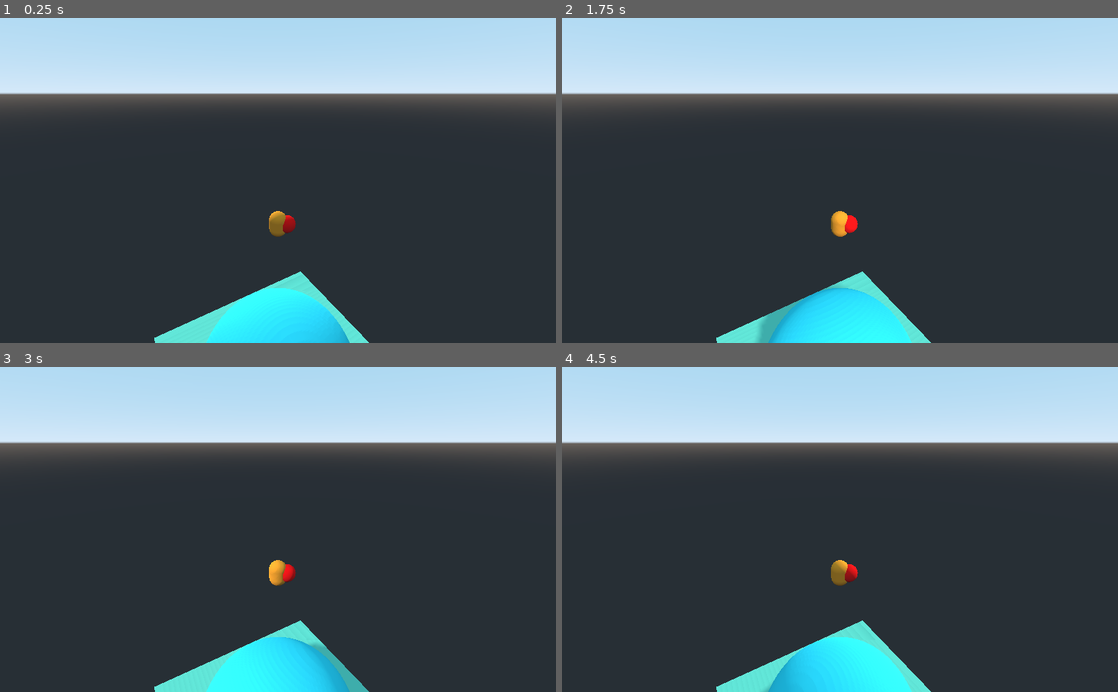
Above: before the commit, frames 1-4 (two rows, left to right).
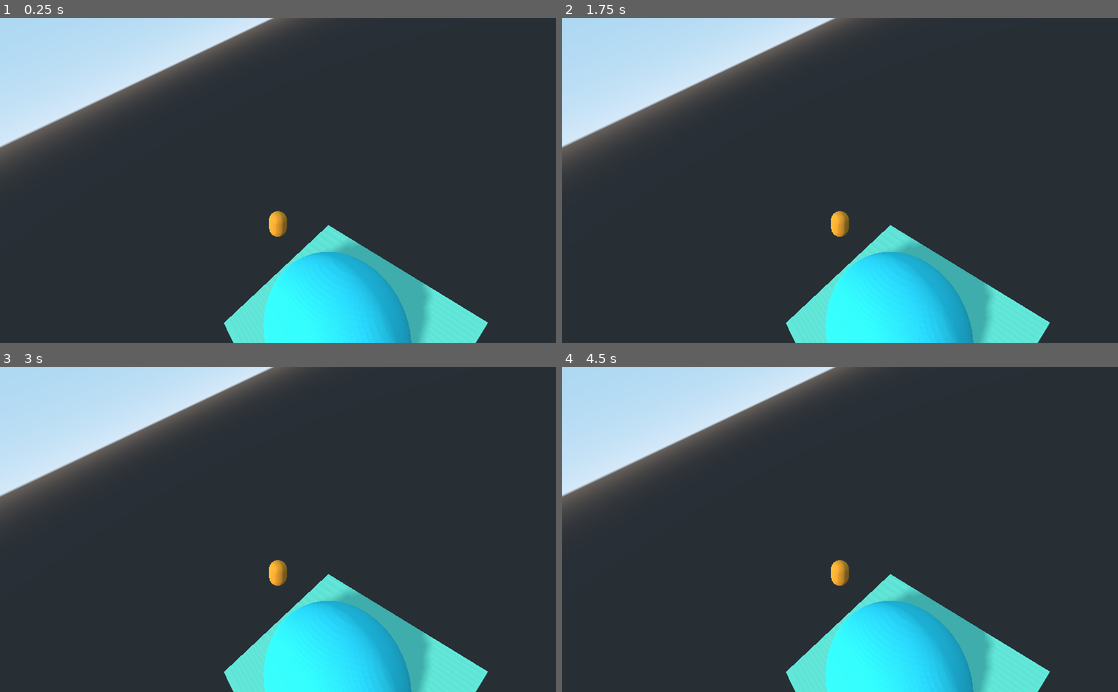
Above: after the commit, the same moments.

Repository: kevinms/godot-wild-jam-23
Game: Godot game, scene res://Game.tscn
The game is run twice, just before and just after one commit, with the same random seed, the same clock (stepped at 60 frames per second) and the same inputs.
Inputs:
- Up to frame 1 (0.25 s): no input
- Up to frame 2 (1.75 s): hold D (right) 0.53-1.28 s; tap Space (jump) at 0.77, 1.52 s; hold S (back) from 1.28 s (still down)
- Up to frame 3 (3 s): release S (back) at 2.03 s; hold D (right) 2.03-2.78 s; hold W (forward) from 2.78 s (still down)
- Up to frame 4 (4.5 s): tap Space (jump) at 3.02, 3.77 s; release W (forward) at 3.53 s; hold A (left) from 3.53 s (still down)

The runs differ from the first frame. In frame 1, 32% of the frame differs, in the area x 0-100%, y 0-100%; in frame 2, 31%; in frame 3, 32%; in frame 4, 31%.

Commit message:
Saving broken version, just before I fix everything for historical purposes. Lol...

Diff:
--- a/Player.gd
+++ b/Player.gd
@@ -30,7 +30,12 @@
 	$"/root/DebugDraw".reset($Debug)
 
 	#attempt_1(delta)
-	attempt_2(delta)
+	#attempt_2(delta)
+
+	attempt_3(delta)
+
+func attempt_3(delta):
+	pass
 
 func attempt_2(delta):
 	# target rotation
